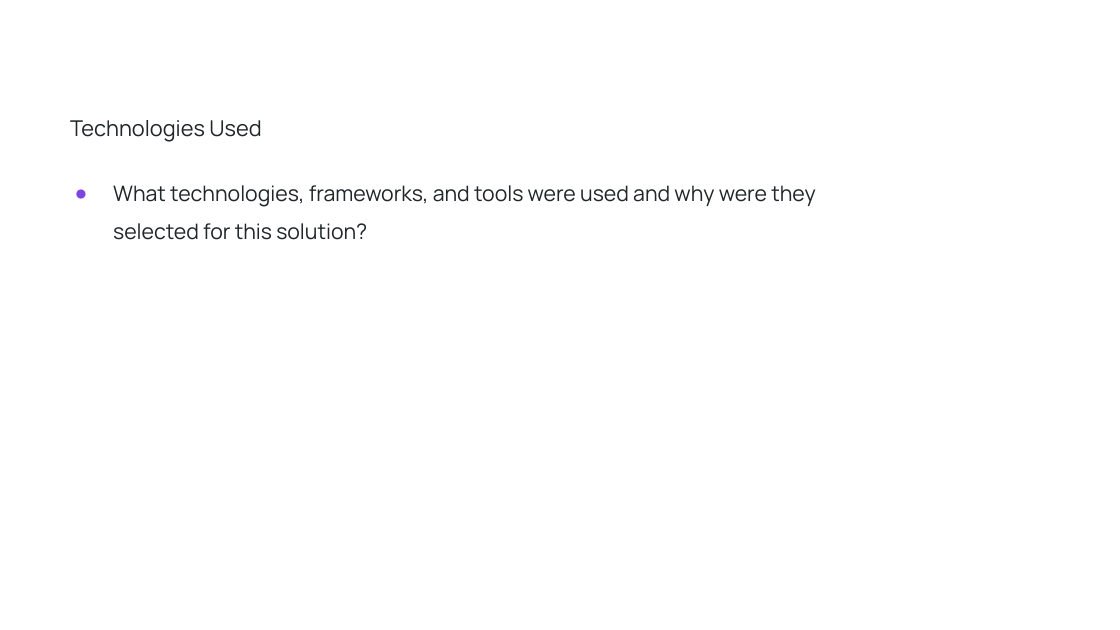
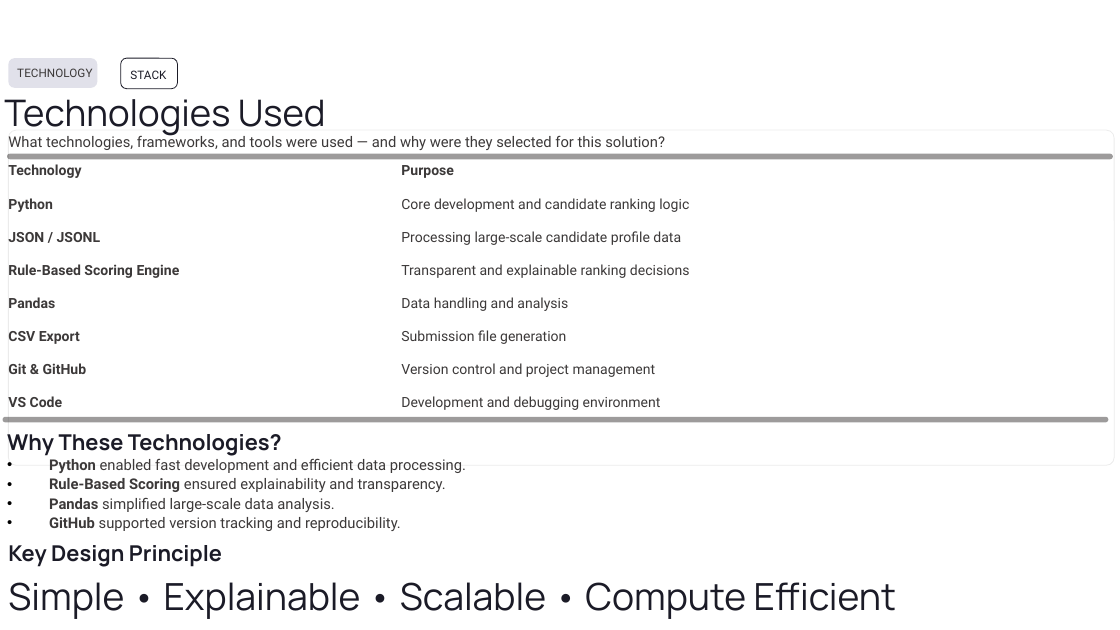
Before and after one commit to Ayush-eng-ai/Data_Analysis_Projects, a slide deck: slide 9 of Hackathon_Projects/Redrob-Hackathon/ppt/Idea Submission Template _ Redrob.pptx. Drawn at 1120x630 pixels with LibreOffice and Linux fonts; fonts in the diff are those of the drawing; background and template pictures are left out. Boxes give left, top, right and bottom in pixels: in the first picture for what was removed or moved away, otherwise in the second. Text is boxed around its words. In the diff, an @@ line names an element or a change of style, - is before the commit and + after.

```diff
--- a/Hackathon_Projects/Redrob-Hackathon/ppt/Idea Submission Template _ Redrob.pptx
+++ b/Hackathon_Projects/Redrob-Hackathon/ppt/Idea Submission Template _ Redrob.pptx
@@ rounded rectangle added at (9,58,97,87), fill #E1E1EA @@
@@ rounded rectangle added at (121,58,178,88), outline #1B1B27 0.5 pt @@
@@ text "Technologies Used": place and size @@
-text "Technologies Used" at (70,120,261,142)
+text "Technologies Used" at (4,99,326,137)
@@ text "Technologies Used" at (4,99,326,137): size 14 to 23.5 pt, text colour #202729 to #1B1B27; line spacing 1.15 to 1.04; less space between paragraphs @@
@@ text added at (17,68,92,77), 7.5 pt, text #3C3939 @@
+TECHNOLOGY
@@ text added at (130,70,166,79), 7.5 pt, text #1B1B27 @@
+STACK
@@ text at (8,133,665,150): text changed; size 13.7 to 9.5 pt; font Manrope to Roboto; text colour #202729 to #3C3939 @@
-● What technologies, frameworks, and tools were used and why were they
-selected for this solution?
+What technologies, frameworks, and tools were used — and why were they selected for this solution?
@@ rounded rectangle added at (9,130,1114,465), outline #000000 0.5 pt @@
@@ rounded rectangle added at (7,153,1112,159), fill #3C3939 at 50% opacity @@
@@ text added at (8,164,81,178), 9 pt, text #3C3939, bold @@
+Technology
@@ text added at (401,165,454,178), 9 pt, text #3C3939, bold @@
+Purpose
@@ text added at (8,198,53,212), 9 pt, text #3C3939, bold @@
+Python
@@ text added at (401,198,689,212), 9 pt, text #3C3939 @@
+Core development and candidate ranking logic
@@ text added at (8,232,101,242), 9 pt, text #3C3939, bold @@
+JSON / JSONL
@@ text added at (401,231,681,245), 9 pt, text #3C3939 @@
+Processing large-scale candidate profile data
@@ text added at (8,264,180,278), 9 pt, text #3C3939, bold @@
+Rule-Based Scoring Engine
@@ text added at (401,264,690,278), 9 pt, text #3C3939 @@
+Transparent and explainable ranking decisions
@@ text added at (8,297,55,308), 9 pt, text #3C3939, bold @@
+Pandas
@@ text added at (401,297,568,311), 9 pt, text #3C3939 @@
+Data handling and analysis
@@ text added at (8,331,80,344), 9 pt, text #3C3939, bold @@
+CSV Export
@@ text added at (401,330,566,344), 9 pt, text #3C3939 @@
+Submission file generation
@@ text added at (8,363,87,374), 9 pt, text #3C3939, bold @@
+Git & GitHub
@@ text added at (401,363,656,377), 9 pt, text #3C3939 @@
+Version control and project management
@@ rounded rectangle added at (2,417,1108,422), fill #3C3939 at 50% opacity @@
@@ text added at (8,396,63,407), 9 pt, text #3C3939, bold @@
+VS Code
@@ text added at (401,396,661,410), 9 pt, text #3C3939 @@
+Development and debugging environment
@@ text added at (7,434,282,456), 14 pt, text #1B1B27, bold @@
+Why These Technologies?
@@ text added at (49,459,466,531), 9.5 pt, text #3C3939 @@
+• Python enabled fast development and efficient data processing.
+• Rule-Based Scoring ensured explainability and transparency.
+• Pandas simplified large-scale data analysis.
+• GitHub supported version tracking and reproducibility.
@@ text added at (8,545,222,567), 14 pt, text #1B1B27, bold @@
+Key Design Principle
@@ text added at (8,582,896,619), 24 pt, text #1B1B27 @@
+Simple • Explainable • Scalable • Compute Efficient
```
Also in this commit, not shown: 2 other slides changed, 7 slides added, 7 slides removed, 1 other file.
